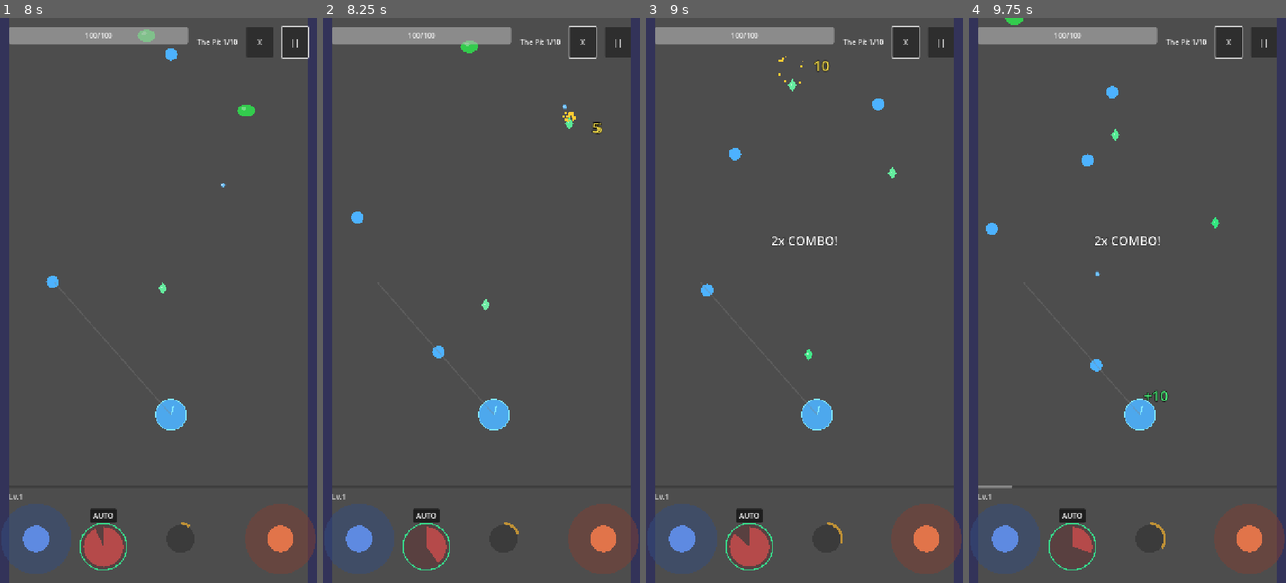
Above: before the commit, frames 1-4 (left to right).
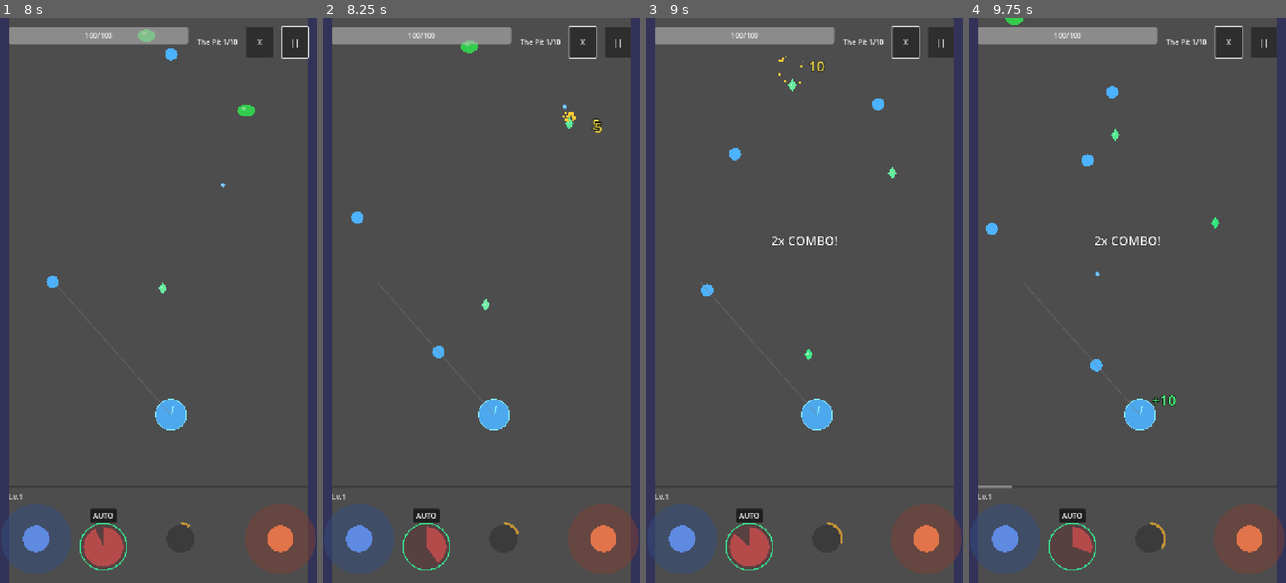
Above: after the commit, the same moments.

Repository: Randroids-Dojo/GoPit
Game: Godot game, scene res://scenes/game.tscn
Two runs of this game, one before a commit and one after it. Both use one fixed random seed, a clock stepped at 60 frames per second and the inputs below.
Inputs (mouse positions are in pixels of both pictures, inside the frame that each line leads up to):
- Up to frame 1 (8 s): click "START" at 0.5 s; click ")))" at 1.25 s; click "||" at 2 s; click "Resume" at 2.75 s; click "AUTO" at 3.5 s; click "X" at 4.25 s; tap Enter at 5 s; drag from (34, 537) to (161, 91) at 5.02 s; drag from (104, 549) to (161, 136) at 5.77 s; move the mouse to (180, 537) at 6.52 s; hold Right 6.53-7.25 s; tap Delete at 6.6 s; click (180, 537) at 6.67 s; drag from (278, 537) to (171, 413) at 7.27 s
- Up to frame 2 (8.25 s): move the mouse to (576, 385) at 8.02 s; hold Left from 8.03 s (still down); tap Ctrl at 8.1 s
- Up to frame 3 (9 s): tap Space at 8.27, 8.57 s; release Left at 8.75 s; drag from (709, 215) to (791, 68) at 8.77 s
- Up to frame 4 (9.75 s): move the mouse to (1143, 300) at 9.52 s; hold Down from 9.53 s (still down); tap Tab at 9.6 s; click (1143, 300) at 9.67 s

Frame 1 is identical in both runs. In frame 2, less than 0.1% of the frame differs, in the area x 84-88%, y 17-21%; in frame 3, less than 0.1%; in frame 4, 0.1%, in the area x 55-66%, y 66-69%.

Commit message:
Add dodge chance passive (Eye of the Beholder)
- Add damage_dodged signal and dodge_chance variable to GameManager
- Add EYE_OF_BEHOLDER passive: 10% chance to dodge attacks
- Check dodge chance in take_damage() before applying damage
- Add spawn_text() to DamageNumber for text display
- Show green 'Dodged!' floating text when dodge succeeds
- Reset dodge_chance in _reset_stats()

Diff:
--- a/scripts/autoload/game_manager.gd
+++ b/scripts/autoload/game_manager.gd
@@ -24,6 +24,7 @@
 signal ultimate_ready
 signal ultimate_used
 signal ultimate_charge_changed(current: float, max_val: float)
+signal damage_dodged  # Emitted when player dodges an attack
 
 # Combo system
 var combo_count: int = 0
@@ -45,6 +46,7 @@
 var player_level: int = 1
 var gem_magnetism_range: float = 0.0
 var leadership: float = 0.0  # Affects baby ball spawn rate
+var dodge_chance: float = 0.0  # Chance to dodge attacks (Eye of the Beholder)
 
 # Ultimate ability system
 const ULTIMATE_CHARGE_MAX: float = 100.0
@@ -62,7 +64,7 @@
 var character_starting_ball: int = 0  # BallType enum
 
 # Passive ability flags (set based on selected character)
-enum Passive { NONE, QUICK_LEARNER, SHATTER, JACKPOT, INFERNO, SQUAD_LEADER, LIFESTEAL }
+enum Passive { NONE, QUICK_LEARNER, SHATTER, JACKPOT, INFERNO, SQUAD_LEADER, LIFESTEAL, EYE_OF_BEHOLDER }
 var active_passive: Passive = Passive.NONE
 
 # High score persistence
@@ -167,7 +169,8 @@
 	"Jackpot": Passive.JACKPOT,
 	"Inferno": Passive.INFERNO,
 	"Squad Leader": Passive.SQUAD_LEADER,
-	"Lifesteal": Passive.LIFESTEAL
+	"Lifesteal": Passive.LIFESTEAL,
+	"Eye of the Beholder": Passive.EYE_OF_BEHOLDER
 }
 
 
@@ -263,6 +266,13 @@
 
 
 func take_damage(amount: int) -> void:
+	# Check dodge chance (Eye of the Beholder passive)
+	var total_dodge := get_dodge_chance()
+	if total_dodge > 0 and randf() < total_dodge:
+		# Dodged the attack
+		damage_dodged.emit()
+		return
+
 	player_hp = max(0, player_hp - amount)
 	SoundManager.play(SoundManager.SoundType.PLAYER_DAMAGE)
 	player_damaged.emit(amount)
@@ -398,6 +408,14 @@
 	return 0.0
 
 
+func get_dodge_chance() -> float:
+	## Returns dodge chance (Eye of the Beholder: 10% + any bonus from dodge_chance var)
+	var base_dodge := 0.0
+	if active_passive == Passive.EYE_OF_BEHOLDER:
+		base_dodge = 0.10  # 10% base dodge chance
+	return base_dodge + dodge_chance
+
+
 func advance_wave() -> void:
 	current_wave += 1
 	wave_changed.emit(current_wave)
@@ -411,6 +429,7 @@
 	xp_to_next_level = _calculate_xp_requirement(player_level)
 	gem_magnetism_range = 0.0
 	leadership = 0.0
+	dodge_chance = 0.0
 	is_endless_mode = false
 	ultimate_charge = 0.0
 	# Reset session stats
--- a/scripts/effects/damage_number.gd
+++ b/scripts/effects/damage_number.gd
@@ -49,6 +49,11 @@
 
 
 static func spawn(parent: Node, pos: Vector2, value: int, text_color: Color = Color.WHITE, prefix: String = "") -> void:
+	spawn_text(parent, pos, prefix + str(value), text_color)
+
+
+static func spawn_text(parent: Node, pos: Vector2, display_text: String, text_color: Color = Color.WHITE) -> void:
+	"""Spawn floating text (for damage numbers, 'Dodged!', etc.)"""
 	var label: Label
 
 	# Get from pool if available
@@ -58,7 +63,7 @@
 		var scene := preload("res://scenes/effects/damage_number.tscn")
 		label = scene.instantiate()
 
-	label.text = prefix + str(value)
+	label.text = display_text
 	label.position = pos + Vector2(randf_range(-10, 10), randf_range(-10, 10))
 	label.modulate = text_color
 	label.z_index = 100
--- a/scripts/game/game_controller.gd
+++ b/scripts/game/game_controller.gd
@@ -91,6 +91,7 @@
 	GameManager.game_started.connect(_on_game_started)
 	GameManager.game_over.connect(_on_game_over)
 	GameManager.player_damaged.connect(_on_player_damaged)
+	GameManager.damage_dodged.connect(_on_damage_dodged)
 	GameManager.leadership_changed.connect(_on_leadership_changed)
 
 	# Connect to stage manager for biome changes
@@ -159,6 +160,13 @@
 func _on_player_damaged(_amount: int) -> void:
 	if damage_vignette:
 		damage_vignette.flash()
+
+
+func _on_damage_dodged() -> void:
+	# Show "Dodged!" text at player position
+	if player:
+		var DamageNumber := preload("res://scripts/effects/damage_number.gd")
+		DamageNumber.spawn_text(self, player.position, "Dodged!", Color(0.5, 1.0, 0.5))  # Green "Dodged!" text
 
 
 func _on_player_zone_body_entered(_body: Node2D) -> void:
